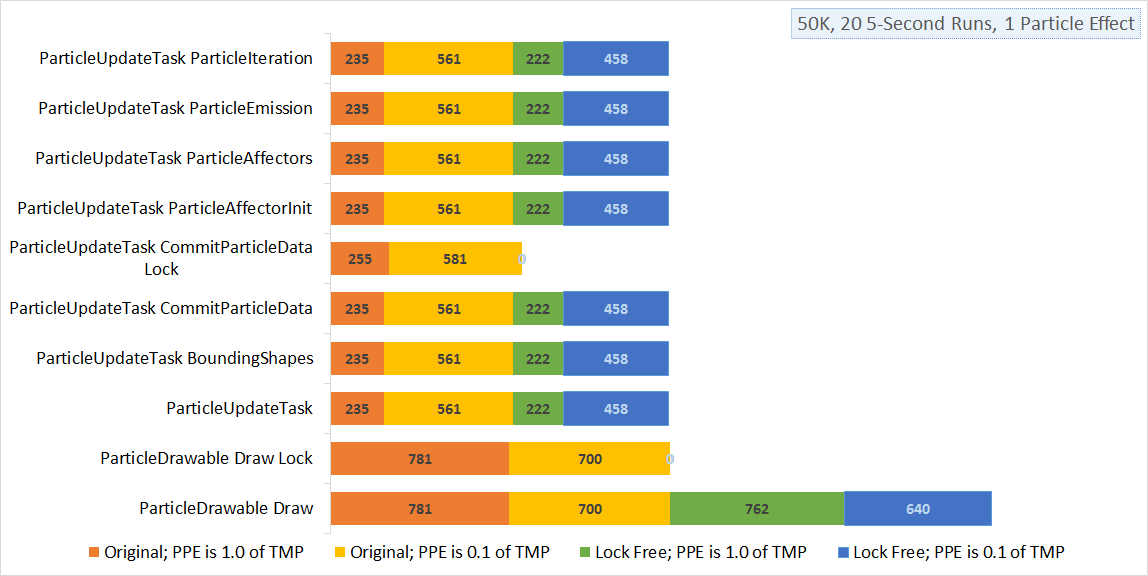
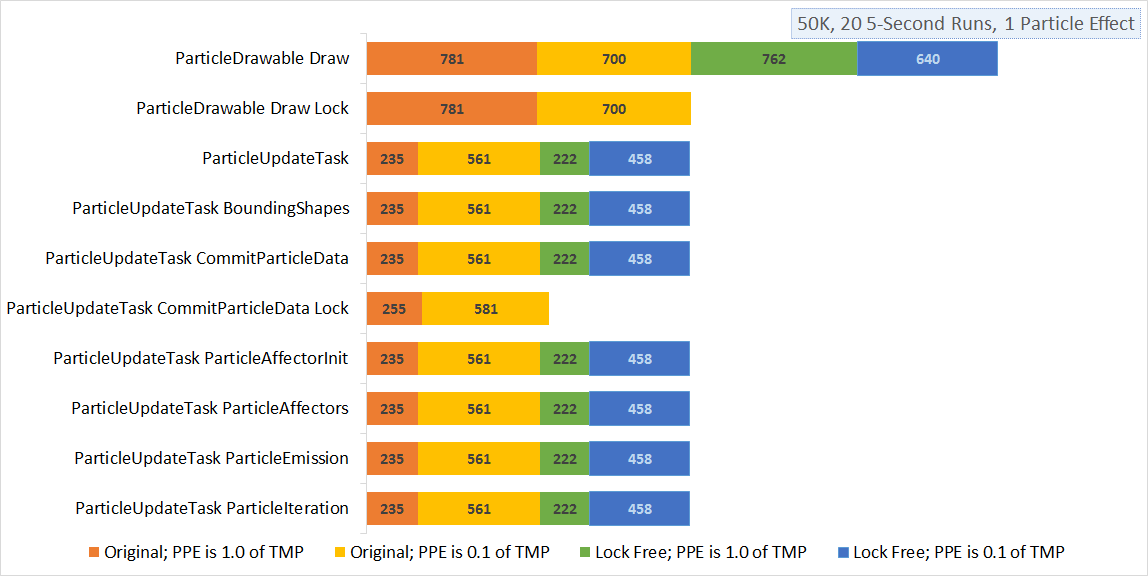
Layered file, before and after one edit (w=1148, h=576). Changes by layer:
added layer "Layer 5" above "Layer 4" over left=7, top=33, right=998, bottom=534
